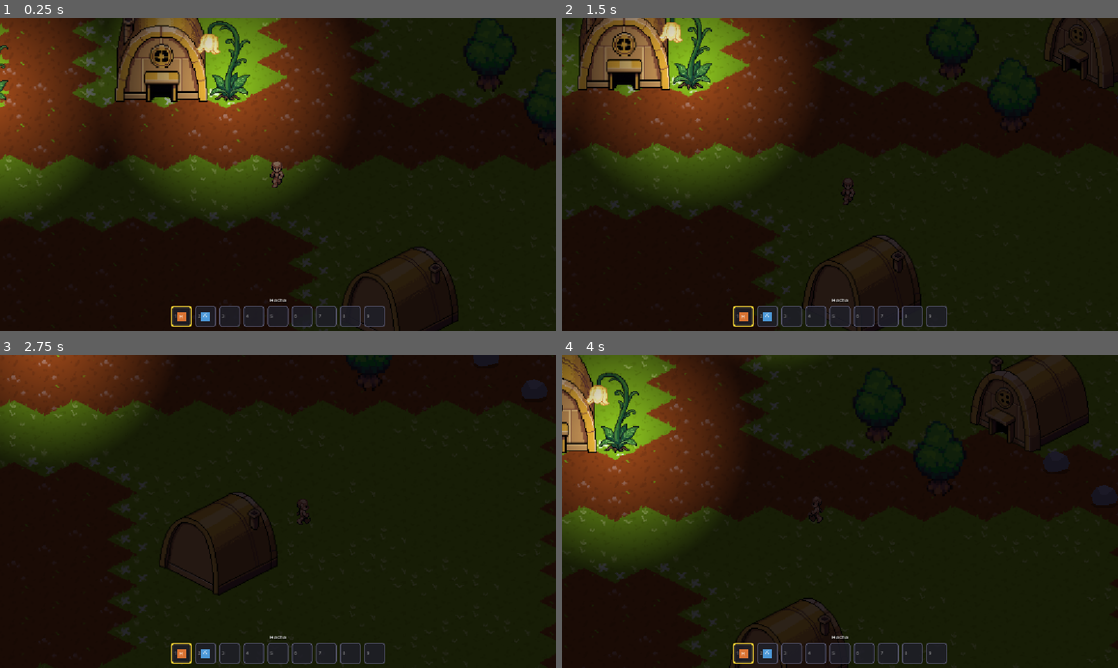
Above: before the commit, frames 1-4 (two rows, left to right).
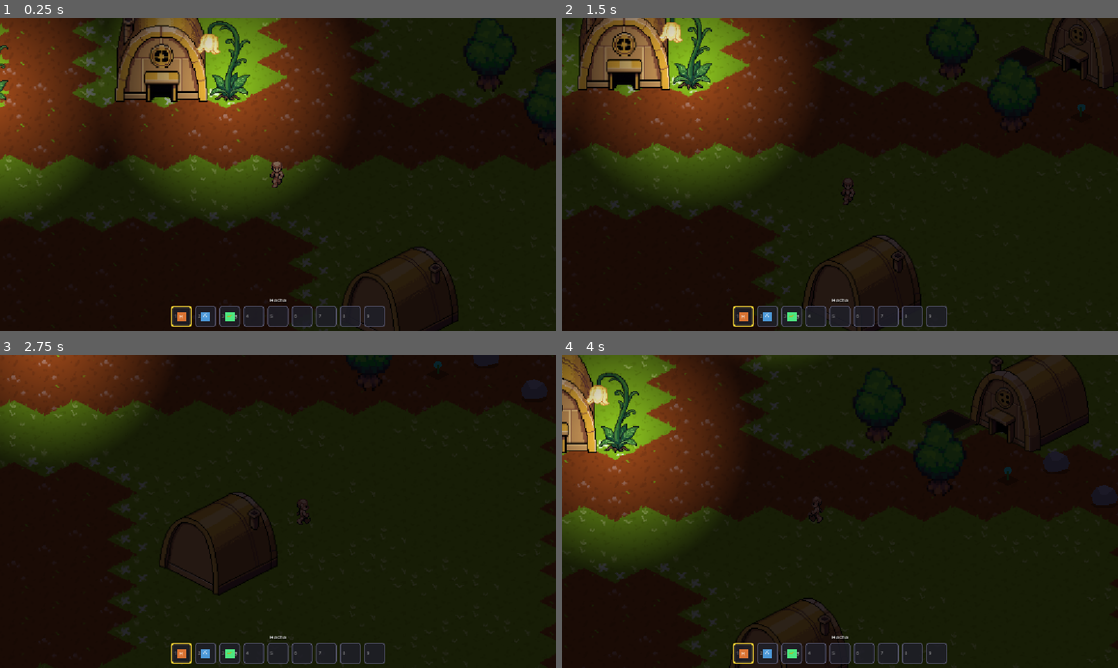
Above: after the commit, the same moments.

Repository: okymuraa/underworld
Game: Godot game, scene res://scenes/levels/main.tscn
Same seed, same stepped clock (60 frames per second), same inputs: the game is played once before the commit and once after it.
Inputs (mouse positions are in pixels of both pictures, inside the frame that each line leads up to):
- Up to frame 1 (0.25 s): no input
- Up to frame 2 (1.5 s): tap Enter at 0.5 s; move the mouse to (962, 158) at 0.52 s; hold D (right) 0.53-1.28 s; hold E (interact) 0.53-1.28 s; click (962, 158) at 0.67 s; move the mouse to (728, 190) at 1.27 s; hold S (down) from 1.28 s (still down); tap E (interact) at 1.35 s
- Up to frame 3 (2.75 s): move the mouse to (333, 442) at 2.02 s; release S (down) at 2.03 s; press the mouse at (333, 442) at 2.03 s; hold D (right) from 2.03 s (still down); tap E (interact) at 2.3 s
- Up to frame 4 (4 s): move the mouse to (812, 574) at 2.77 s; release D (right) at 2.78 s; release the mouse at (812, 574) at 2.78 s; hold W (up) 2.78-3.53 s; tap E (interact) at 2.85 s; click (812, 574) at 2.92 s; move the mouse to (1006, 558) at 3.52 s; hold A (left) from 3.53 s (still down); hold E (interact) from 3.53 s (still down)

The runs differ from the first frame. In frame 1, less than 0.1% of the frame differs, in the area x 40-100%, y 13-97%; in frame 2, 0.1%, in the area x 40-95%, y 10-97%; in frame 3, less than 0.1%; in frame 4, 0.1%.

Commit message:
Sistema de cultivos (bancales y flora silvestre) y guía de progreso

Diff:
--- /dev/null
+++ b/resources/crops/lumina_crop.tres
@@ -0,0 +1,20 @@
+[gd_resource type="Resource" script_class="CropData" format=3]
+
+[ext_resource type="Script" path="res://scripts/data/crop_data.gd" id="1_crop"]
+[ext_resource type="Resource" path="res://resources/items/lumina_flower.tres" id="2_flower"]
+[ext_resource type="Resource" path="res://resources/items/lumina_seed.tres" id="3_seed"]
+
+[resource]
+script = ExtResource("1_crop")
+id = "lumina"
+crop_name = "Flor Lumina"
+seconds_per_stage = 8.0
+growth_stage_textures = []
+placeholder_color = Color(0.2, 0.95, 0.85, 1)
+harvest_item = ExtResource("2_flower")
+min_harvest_count = 1
+max_harvest_count = 2
+seed_item = ExtResource("3_seed")
+extra_seed_chance = 0.5
+is_perennial_wild = false
+wild_regrow_time = 15.0
--- /dev/null
+++ b/resources/items/lumina_flower.tres
@@ -0,0 +1,15 @@
+[gd_resource type="Resource" script_class="ItemData" format=3]
+
+[ext_resource type="Script" path="res://scripts/data/item_data.gd" id="1_item"]
+
+[resource]
+script = ExtResource("1_item")
+id = "lumina_flower"
+name = "Flor Lumina"
+description = "Flor brillante cosechada en las cavernas. Emite una suave luz en la oscuridad."
+placeholder_color = Color(0.2, 0.95, 0.85, 1)
+placeholder_symbol = "🌸"
+max_stack = 99
+item_type = "material"
+tool_type = "none"
+tool_power = 1
--- /dev/null
+++ b/resources/items/lumina_seed.tres
@@ -0,0 +1,15 @@
+[gd_resource type="Resource" script_class="ItemData" format=3]
+
+[ext_resource type="Script" path="res://scripts/data/item_data.gd" id="1_item"]
+
+[resource]
+script = ExtResource("1_item")
+id = "lumina_seed"
+name = "Semilla Lumina"
+description = "Semilla de una flor fosforescente de las cavernas. Plántala en una caja de cultivo."
+placeholder_color = Color(0.3, 0.9, 0.5, 1)
+placeholder_symbol = "🌱"
+max_stack = 99
+item_type = "seed"
+tool_type = "none"
+tool_power = 1
--- a/scenes/levels/main.tscn
+++ b/scenes/levels/main.tscn
@@ -11,6 +11,8 @@
 [ext_resource type="PackedScene" uid="uid://7302yt0xlce4" path="res://scenes/player/player.tscn" id="9_player_scene"]
 [ext_resource type="PackedScene" path="res://scenes/objects/harvestables/tree.tscn" id="10_tree_scene"]
 [ext_resource type="PackedScene" path="res://scenes/objects/harvestables/rock.tscn" id="11_rock_scene"]
+[ext_resource type="PackedScene" path="res://scenes/objects/crops/planter_box.tscn" id="12_planter_scene"]
+[ext_resource type="PackedScene" path="res://scenes/objects/crops/wild_crop.tscn" id="13_wild_crop_scene"]
 
 [sub_resource type="PhysicsMaterial" id="PhysicsMaterial_lquwl"]
 
@@ -106,6 +108,12 @@
 [node name="Rock2" parent="plants" unique_id=1963974892 instance=ExtResource("11_rock_scene")]
 position = Vector2(140, 245)
 
+[node name="PlanterBox1" parent="plants" instance=ExtResource("12_planter_scene")]
+position = Vector2(-20, 160)
+
+[node name="WildCrop1" parent="plants" instance=ExtResource("13_wild_crop_scene")]
+position = Vector2(40, 220)
+
 [node name="plant_lamp" type="StaticBody2D" parent="plants" unique_id=1147993356]
 y_sort_enabled = true
 position = Vector2(-205, -30)
--- /dev/null
+++ b/scenes/objects/crops/planter_box.tscn
@@ -0,0 +1,45 @@
+[gd_scene format=3]
+
+[ext_resource type="Script" path="res://scripts/components/crop_plot.gd" id="1_plot"]
+[ext_resource type="Script" path="res://scripts/components/interactable.gd" id="2_interact"]
+
+[sub_resource type="CircleShape2D" id="CircleShape2D_col"]
+radius = 12.0
+
+[sub_resource type="CircleShape2D" id="CircleShape2D_interact"]
+radius = 24.0
+
+[node name="PlanterBox" type="StaticBody2D"]
+y_sort_enabled = true
+
+[node name="BoxVisual" type="Node2D" parent="."]
+position = Vector2(0, 0)
+
+[node name="BoxShadow" type="Polygon2D" parent="BoxVisual"]
+color = Color(0, 0, 0, 0.3)
+polygon = PackedVector2Array(0, 18, 30, 2, 0, -14, -30, 2)
+
+[node name="BoxWood" type="Polygon2D" parent="BoxVisual"]
+color = Color(0.42, 0.28, 0.16, 1)
+polygon = PackedVector2Array(0, 14, 28, 0, 0, -14, -28, 0)
+
+[node name="BoxSoil" type="Polygon2D" parent="BoxVisual"]
+color = Color(0.22, 0.16, 0.11, 1)
+polygon = PackedVector2Array(0, 10, 22, -1, 0, -11, -22, -1)
+
+[node name="CollisionShape2D" type="CollisionShape2D" parent="."]
+shape = SubResource("CircleShape2D_col")
+
+[node name="CropPlot" type="Node2D" parent="."]
+script = ExtResource("1_plot")
+is_planter_box = true
+
+[node name="PlantSprite" type="Sprite2D" parent="CropPlot"]
+position = Vector2(0, -6)
+
+[node name="Interactable" type="Area2D" parent="CropPlot"]
+script = ExtResource("2_interact")
+prompt_message = "Plantar"
+
+[node name="CollisionShape2D" type="CollisionShape2D" parent="CropPlot/Interactable"]
+shape = SubResource("CircleShape2D_interact")
--- /dev/null
+++ b/scenes/objects/crops/wild_crop.tscn
@@ -0,0 +1,36 @@
+[gd_scene format=3]
+
+[ext_resource type="Script" path="res://scripts/components/crop_plot.gd" id="1_plot"]
+[ext_resource type="Script" path="res://scripts/components/interactable.gd" id="2_interact"]
+[ext_resource type="Resource" path="res://resources/crops/lumina_crop.tres" id="3_lumina"]
+
+[sub_resource type="CircleShape2D" id="CircleShape2D_col"]
+radius = 8.0
+
+[sub_resource type="CircleShape2D" id="CircleShape2D_interact"]
+radius = 22.0
+
+[node name="WildCrop" type="StaticBody2D"]
+y_sort_enabled = true
+
+[node name="Shadow" type="Polygon2D" parent="."]
+color = Color(0, 0, 0, 0.3)
+polygon = PackedVector2Array(0, 6, 12, 0, 0, -6, -12, 0)
+
+[node name="CollisionShape2D" type="CollisionShape2D" parent="."]
+shape = SubResource("CircleShape2D_col")
+
+[node name="CropPlot" type="Node2D" parent="."]
+script = ExtResource("1_plot")
+crop_data = ExtResource("3_lumina")
+is_planter_box = false
+
+[node name="PlantSprite" type="Sprite2D" parent="CropPlot"]
+position = Vector2(0, -8)
+
+[node name="Interactable" type="Area2D" parent="CropPlot"]
+script = ExtResource("2_interact")
+prompt_message = "Cosechar"
+
+[node name="CollisionShape2D" type="CollisionShape2D" parent="CropPlot/Interactable"]
+shape = SubResource("CircleShape2D_interact")
--- a/scripts/autoload/inventory_manager.gd
+++ b/scripts/autoload/inventory_manager.gd
@@ -31,10 +31,13 @@
 	# Cargar herramientas iniciales para que el jugador pueda probar de inmediato
 	var axe = load("res://resources/items/axe.tres") as ItemData
 	var pickaxe = load("res://resources/items/pickaxe.tres") as ItemData
+	var seed_item = load("res://resources/items/lumina_seed.tres") as ItemData
 	if axe:
 		add_item(axe, 1)
 	if pickaxe:
 		add_item(pickaxe, 1)
+	if seed_item:
+		add_item(seed_item, 3)
 	selected_slot = 0
 
 func _unhandled_input(event: InputEvent) -> void:
--- /dev/null
+++ b/scripts/components/crop_plot.gd
@@ -0,0 +1,165 @@
+class_name CropPlot
+extends Node2D
+
+## Gestiona el crecimiento, cuidado y cosecha de una planta
+
+signal crop_planted(crop: CropData)
+signal crop_stage_changed(stage: int)
+signal crop_harvested()
+
+@export var crop_data: CropData
+@export var is_planter_box: bool = true
+
+var current_stage: int = 0
+var max_stages: int = 3
+var is_mature: bool = false
+var _growth_timer: float = 0.0
+
+@onready var plant_sprite: Sprite2D = $PlantSprite
+@onready var interactable: Interactable = $Interactable
+
+func _ready() -> void:
+	if interactable:
+		interactable.interacted.connect(_on_interacted)
+	_update_state()
+
+func _process(delta: float) -> void:
+	if crop_data != null and not is_mature:
+		_growth_timer += delta
+		if _growth_timer >= crop_data.seconds_per_stage:
+			_growth_timer = 0.0
+			_advance_stage()
+
+func _advance_stage() -> void:
+	current_stage += 1
+	var total_stages = crop_data.growth_stage_textures.size() if not crop_data.growth_stage_textures.is_empty() else max_stages
+	if current_stage >= total_stages - 1:
+		current_stage = total_stages - 1
+		is_mature = true
+	_update_state()
+	crop_stage_changed.emit(current_stage)
+
+func _update_state() -> void:
+	if crop_data == null:
+		# Vacío / listo para plantar
+		if plant_sprite:
+			plant_sprite.visible = false
+		if interactable:
+			interactable.prompt_message = "Plantar semilla"
+	elif is_mature:
+		# Listo para cosechar
+		if plant_sprite:
+			plant_sprite.visible = true
+			_apply_stage_texture()
+		if interactable:
+			interactable.prompt_message = "Cosechar " + crop_data.crop_name
+	else:
+		# Creciendo
+		if plant_sprite:
+			plant_sprite.visible = true
+			_apply_stage_texture()
+		if interactable:
+			interactable.prompt_message = crop_data.crop_name + " (Creciendo...)"
+	queue_redraw()
+
+func _apply_stage_texture() -> void:
+	if crop_data and not crop_data.growth_stage_textures.is_empty():
+		if current_stage < crop_data.growth_stage_textures.size():
+			plant_sprite.texture = crop_data.growth_stage_textures[current_stage]
+			plant_sprite.visible = true
+			return
+	plant_sprite.visible = false
+
+func _draw() -> void:
+	# Figura geométrica representativa mientras no haya sprites
+	if crop_data != null and (crop_data.growth_stage_textures.is_empty() or not plant_sprite.texture):
+		var col = crop_data.placeholder_color
+		var y_off = -10.0
+		if current_stage == 0:
+			# Fase 1: Pequeño brote verde
+			draw_circle(Vector2(0, y_off), 4, col.darkened(0.1))
+			draw_line(Vector2(0, 0), Vector2(0, y_off), Color(0.2, 0.6, 0.2), 2.0)
+		elif current_stage == 1:
+			# Fase 2: Tallo mediano con 2 hojas
+			draw_line(Vector2(0, 0), Vector2(0, y_off - 6), Color(0.2, 0.6, 0.2), 2.5)
+			draw_circle(Vector2(-4, y_off - 2), 3, col)
+			draw_circle(Vector2(4, y_off - 4), 3, col)
+		else:
+			# Fase 3: Planta adulta florecida / lista para cosechar
+			draw_line(Vector2(0, 0), Vector2(0, y_off - 10), Color(0.2, 0.6, 0.2), 3.0)
+			draw_circle(Vector2(0, y_off - 12), 7, col) # Flor o fruto maduro
+			draw_circle(Vector2(0, y_off - 12), 3, Color.WHITE) # Centro brillante
+
+func _on_interacted(player: Node2D) -> void:
+	if is_mature:
+		_harvest()
+	elif crop_data == null:
+		_try_plant()
+
+func _try_plant() -> void:
+	# Comprobar si el jugador tiene una semilla equipada o en inventario
+	if not (Engine.has_singleton("InventoryManager") or get_node_or_null("/root/InventoryManager")):
+		return
+	var mgr = get_node("/root/InventoryManager")
+	var equipped = mgr.get_selected_item()
+
+	var seed_to_use: ItemData = null
+	if equipped != null and equipped.item_type == "seed":
+		seed_to_use = equipped
+	else:
+		# Buscar si tiene alguna semilla en cualquier slot
+		for i in range(mgr.HOTBAR_SIZE):
+			var it = mgr.get_item_at(i)
+			if it != null and it.item_type == "seed":
+				seed_to_use = it
+				break
+
+	if seed_to_use != null:
+		# Cargar el CropData asociado a esta semilla
+		var crop_res = _find_crop_for_seed(seed_to_use)
+		if crop_res:
+			mgr.remove_item(seed_to_use, 1)
+			plant(crop_res)
+
+func plant(data: CropData) -> void:
+	crop_data = data
+	current_stage = 0
+	is_mature = false
+	_growth_timer = 0.0
+	_update_state()
+	crop_planted.emit(data)
+
+func _harvest() -> void:
+	if not is_mature or crop_data == null:
+		return
+
+	# Dropear cosecha
+	if crop_data.harvest_item:
+		var count = randi_range(crop_data.min_harvest_count, crop_data.max_harvest_count)
+		Pickup.spawn(get_tree().current_scene, global_position, crop_data.harvest_item, count)
+
+	# Probabilidad de dropear semilla extra
+	if crop_data.seed_item and randf() <= crop_data.extra_seed_chance:
+		Pickup.spawn(get_tree().current_scene, global_position, crop_data.seed_item, 1)
+
+	crop_harvested.emit()
+
+	# Si es silvestre perenne, vuelve a crecer; si es caja de cultivo, queda vacía
+	if crop_data.is_perennial_wild:
+		is_mature = false
+		current_stage = 0
+		_growth_timer = 0.0
+		_update_state()
+	else:
+		crop_data = null
+		is_mature = false
+		current_stage = 0
+		_growth_timer = 0.0
+		_update_state()
+
+func _find_crop_for_seed(seed_item: ItemData) -> CropData:
+	# Buscar el archivo de cultivo correspondiente
+	var test_path = "res://resources/crops/" + seed_item.id.replace("_seed", "") + "_crop.tres"
+	if ResourceLoader.exists(test_path):
+		return load(test_path) as CropData
+	return null
--- /dev/null
+++ b/scripts/data/crop_data.gd
@@ -0,0 +1,29 @@
+class_name CropData
+extends Resource
+
+## Define una especie de cultivo / planta (tiempos, fases, drops)
+
+@export var id: String = ""
+@export var crop_name: String = ""
+
+## Tiempo en segundos que tarda en avanzar cada etapa de crecimiento
+@export var seconds_per_stage: float = 12.0
+
+## Texturas para cada etapa: [0]=Brote, [1]=Creciendo, [2]=Maduro (lista para cosechar)
+@export var growth_stage_textures: Array[Texture2D] = []
+
+## Color representativo mientras no haya imágenes dibujadas
+@export var placeholder_color: Color = Color(0.3, 0.85, 0.4)
+
+## Item que produce al cosechar
+@export var harvest_item: ItemData
+@export var min_harvest_count: int = 1
+@export var max_harvest_count: int = 3
+
+## Item de semilla necesario para plantarlo
+@export var seed_item: ItemData
+@export var extra_seed_chance: float = 0.5
+
+## ¿Es una planta silvestre de caverna que vuelve a brotar sola?
+@export var is_perennial_wild: bool = false
+@export var wild_regrow_time: float = 20.0
Not shown, added: scripts/components/crop_plot.gd.uid
Not shown, added: scripts/data/crop_data.gd.uid
Not shown, added: docs/GUIA_Y_AVANCES.md
